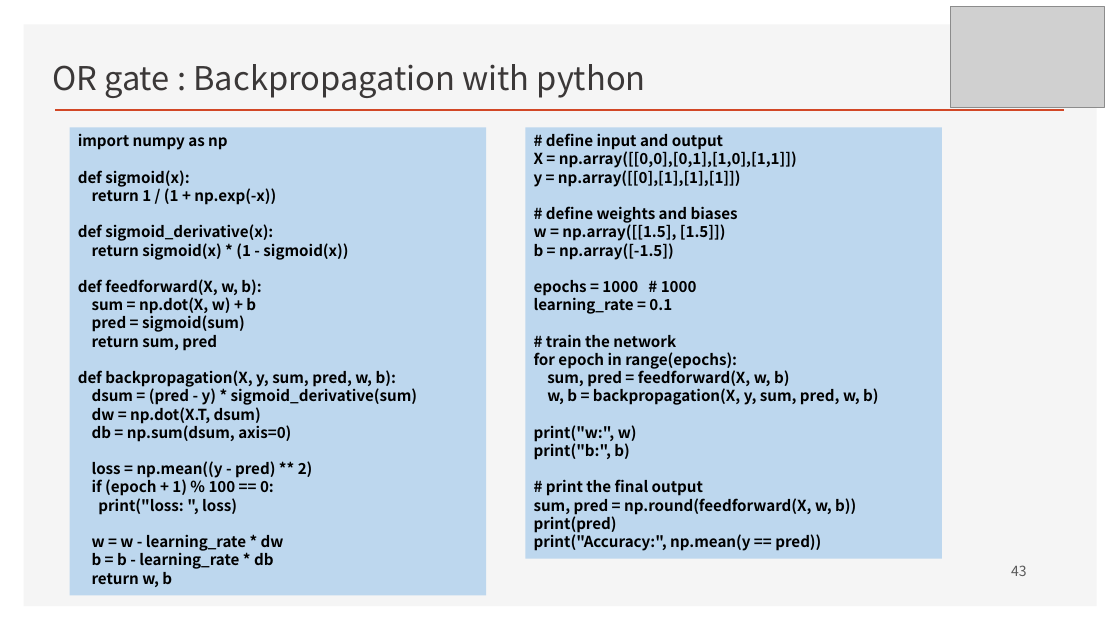
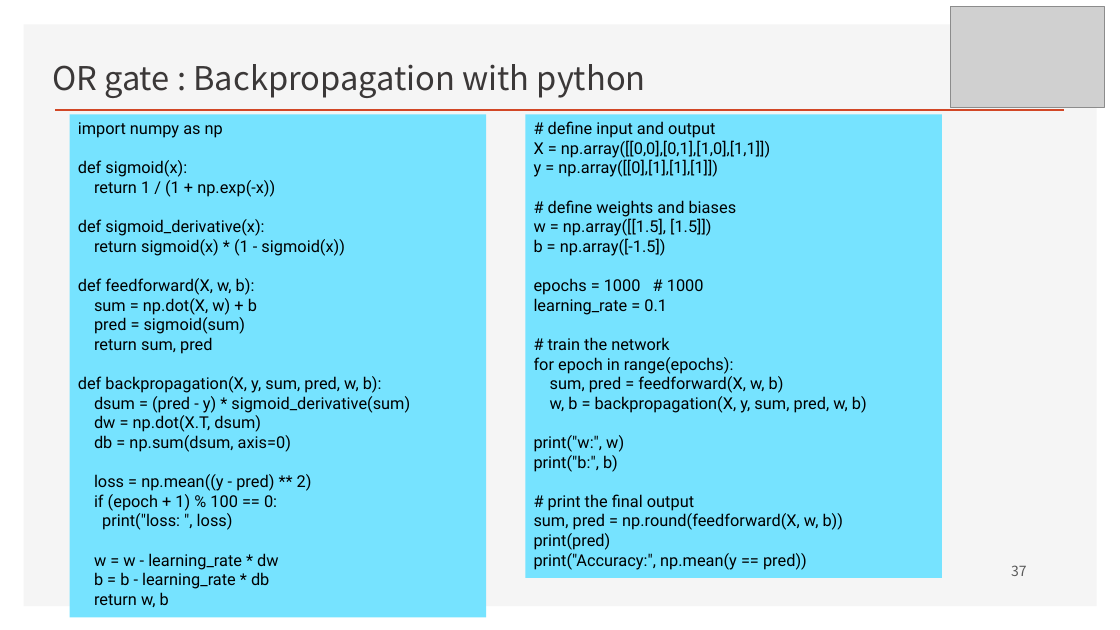
Before and after one commit to ancestor9/mathematics-for-machine-learning, a slide deck: slide 37 of Linear_Algebra/w4_Perceptron_Regression.pptx (slide 43 before the commit). Drawn at 1120x630 pixels with LibreOffice and Linux fonts; fonts in the diff are those of the drawing; grey boxes stand for pictures; background and template pictures are left out. Boxes give left, top, right and bottom in pixels: in the first picture for what was removed or moved away, otherwise in the second. Text is boxed around its words. In the diff, an @@ line names an element or a change of style, - is before the commit and + after.

```diff
--- a/Linear_Algebra/w4_Perceptron_Regression.pptx
+++ b/Linear_Algebra/w4_Perceptron_Regression.pptx
@@ rectangle "import numpy as np" at bbox=[70, 114, 486, 618]: size 13 to 14 pt, font Noto Sans CJK KR to Roboto, bold off; fill #BDD7EE to #76E3FF @@
@@ rectangle "import numpy as np": place and size @@
-rectangle "import numpy as np" at bbox=[70, 128, 486, 596]
+rectangle "import numpy as np" at bbox=[70, 114, 486, 618]
@@ rectangle "# define input and output": place and size @@
-rectangle "# define input and output" at bbox=[525, 128, 942, 559]
+rectangle "# define input and output" at bbox=[525, 114, 942, 578]
@@ rectangle "# define input and output" at bbox=[525, 114, 942, 578]: size 13 to 14 pt, font Noto Sans CJK KR to Roboto, bold off; fill #BDD7EE to #76E3FF @@
@@ page number at bbox=[1011, 565, 1027, 576]: text changed @@
-43
+37
```
Also in this commit, not shown: 4 other slides changed, 3 slides added, 3 slides removed.
